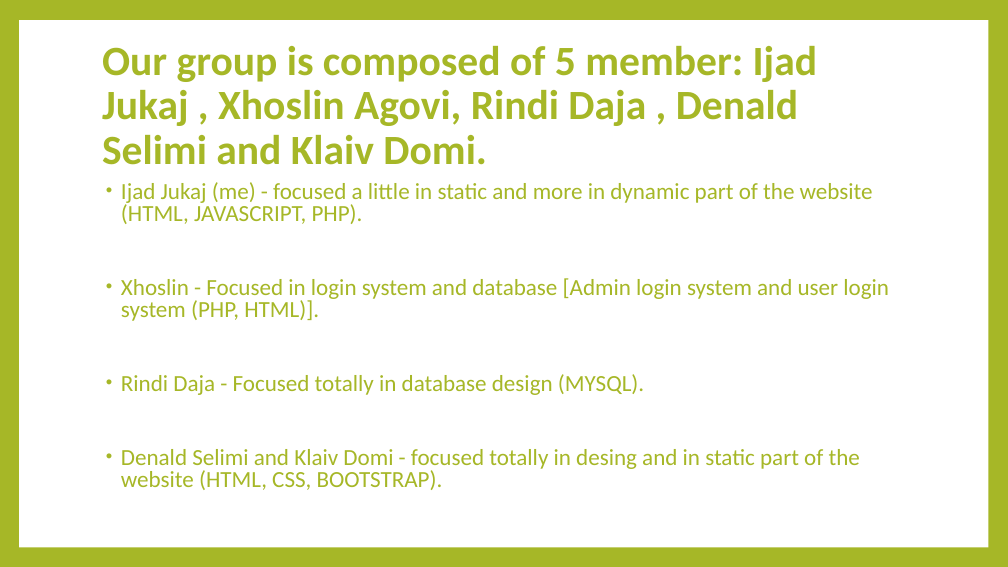
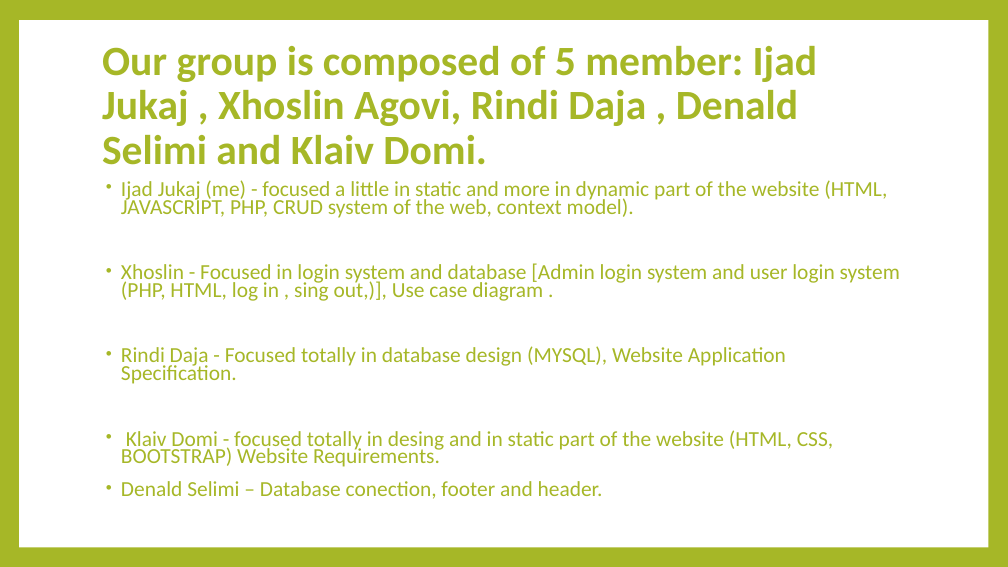
Before and after one commit to IjadJukaj20/PowerPoint, a slide deck: slide 2 of web presantation.pptx. Drawn at 1008x567 pixels with LibreOffice and Linux fonts; fonts in the diff are those of the drawing. Boxes give left, top, right and bottom in pixels: in the first picture for what was removed or moved away, otherwise in the second. Text is boxed around its words. In the diff, an @@ line names an element or a change of style, - is before the commit and + after.

```diff
--- a/web presantation.pptx
+++ b/web presantation.pptx
@@ text at (121,180,900,499): text changed; size 22 to 20.4 pt @@
-• Ijad Jukaj (me) - focused a little in static and more in dynamic part of the website (HTML, JAVASCRIPT, PHP).
-• Xhoslin - Focused in login system and database [Admin login system and user login system (PHP, HTML)].
-• Rindi Daja - Focused totally in database design (MYSQL).
-• Denald Selimi and Klaiv Domi - focused totally in desing and in static part of the website (HTML, CSS, BOOTSTRAP).
+• Ijad Jukaj (me) - focused a little in static and more in dynamic part of the website (HTML, JAVASCRIPT, PHP, CRUD system of the web, context model).
+• Xhoslin - Focused in login system and database [Admin login system and user login system (PHP, HTML, log in , sing out,)], Use case diagram .
+• Rindi Daja - Focused totally in database design (MYSQL), Website Application Specification.
+• Klaiv Domi - focused totally in desing and in static part of the website (HTML, CSS, BOOTSTRAP) Website Requirements.
+• Denald Selimi – Database conection, footer and header.
```
